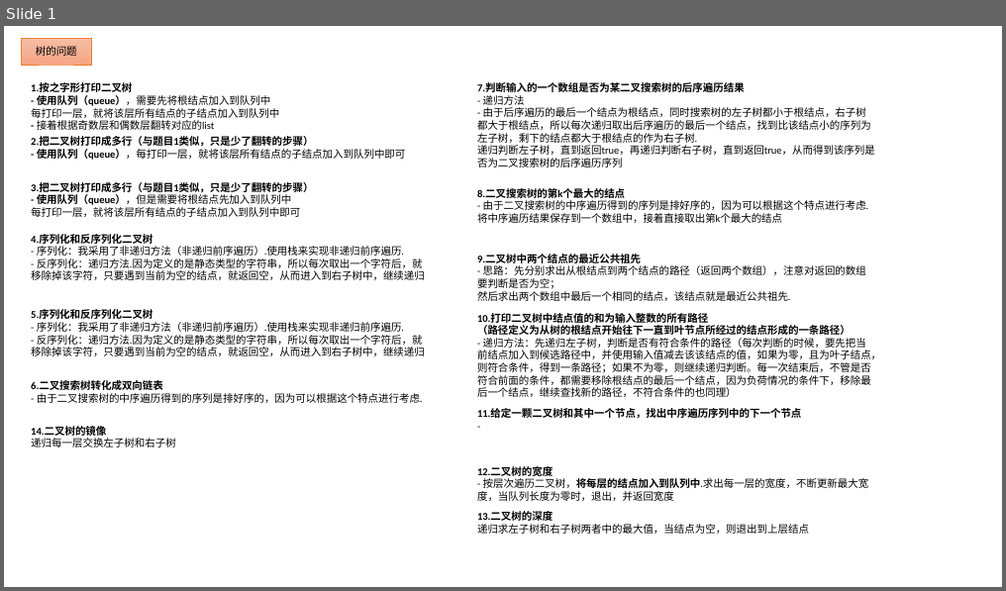
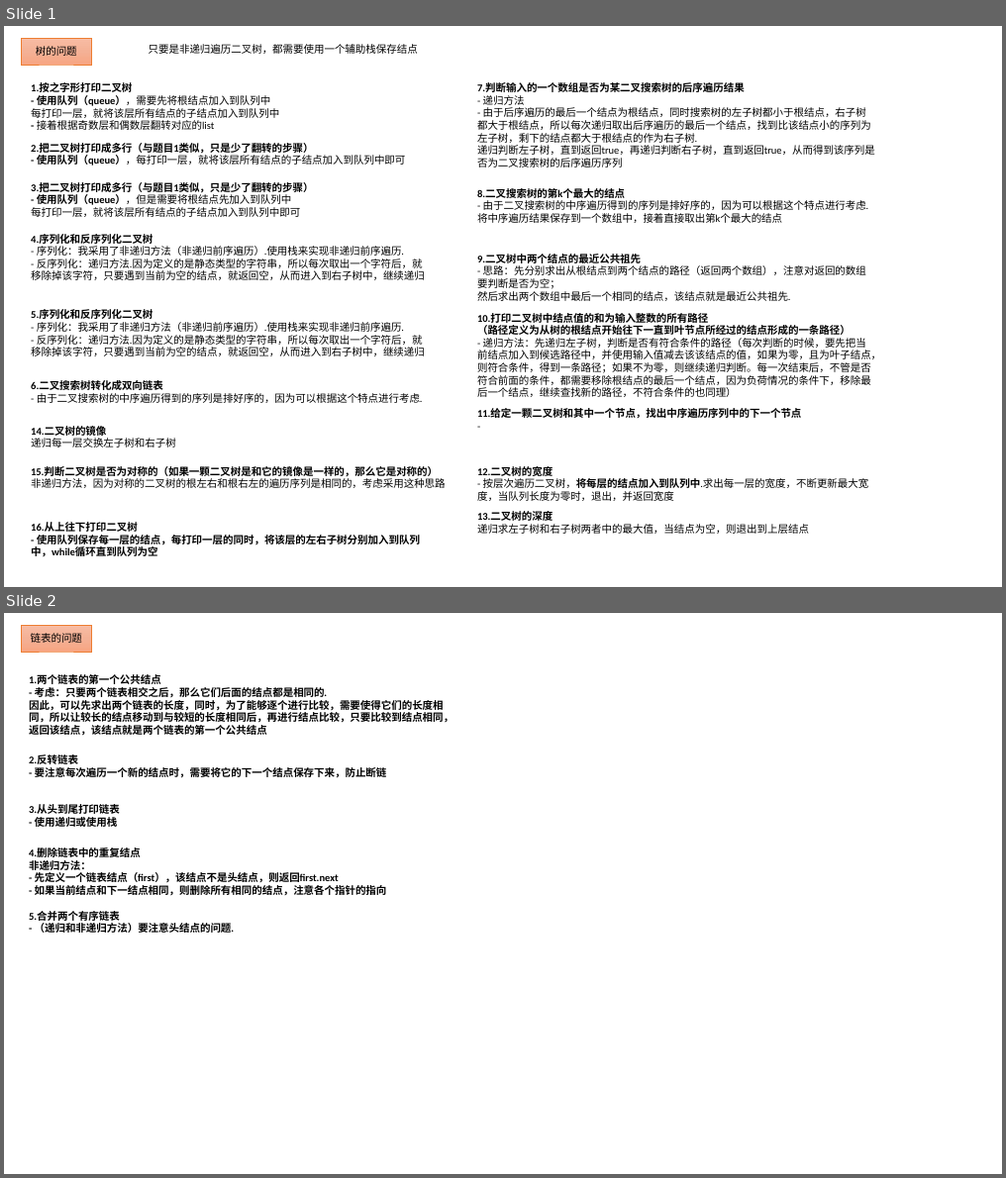
Before and after one commit to nda1992/Reading_Books_Notebook, a slide deck: 数据结构和算法/一些题目的解题思路.pptx. Shown one above the other, each under a label of ours: slide 1 before the commit, slides 1 and 2 after it. The pictures are 1006x591 and 1006x1178 pixels, drawn with LibreOffice and Linux fonts; fonts in the diff are those of the drawing. Boxes give left, top, right and bottom in pixels: in the first picture for what was removed or moved away, otherwise in the second. Text is boxed around its words. In the diff, an @@ line names an element or a change of style, - is before the commit and + after.

```diff
--- a/数据结构和算法/一些题目的解题思路.pptx
+++ b/数据结构和算法/一些题目的解题思路.pptx
@@ slide 2 added at (4, 613, 1002, 1174), background #FFFFFF @@
@@ rectangle added at (21, 625, 91, 652), fill gradient #F7BDA5 to #F5B196 to #F8A582, outline #ED7D31 0.5 pt, 10 pt, text #000000 @@
+链表的问题
@@ text added at (29, 675, 453, 735), 10 pt, text #000000, bold @@
+1.两个链表的第一个公共结点
+- 考虑：只要两个链表相交之后，那么它们后面的结点都是相同的.
+因此，可以先求出两个链表的长度，同时，为了能够逐个进行比较，需要使得它们的长度相同，所以让较长的结点移动到与较短的长度相同后，再进行结点比较，只要比较到结点相同，返回该结点，该结点就是两个链表的第一个公共结点
@@ text added at (29, 755, 387, 778), 10 pt, text #000000, bold @@
+2.反转链表
+- 要注意每次遍历一个新的结点时，需要将它的下一个结点保存下来，防止断链
@@ text added at (29, 805, 120, 829), 10 pt, text #000000, bold @@
+3.从头到尾打印链表
+- 使用递归或使用栈
@@ text added at (29, 849, 387, 895), 10 pt, text #000000, bold @@
+4.删除链表中的重复结点
+非递归方法：
+- 先定义一个链表结点（first），该结点不是头结点，则返回first.next
+- 如果当前结点和下一结点相同，则删除所有相同的结点，注意各个指针的指向
@@ text added at (29, 911, 235, 933), 10 pt, text #000000, bold @@
+5.合并两个有序链表
+- （递归和非递归方法）要注意头结点的问题.
@@ slide 1 changed as well @@
@@ text added at (149, 44, 418, 54), 10 pt, text #000000 @@
+只要是非递归遍历二叉树，都需要使用一个辅助栈保存结点
@@ text "2.把二叉树打印成多行（与题目1类似，只是少了翻转的步骤）": place and size @@
-text "2.把二叉树打印成多行（与题目1类似，只是少了翻转的步骤）" at (31, 136, 406, 160)
+text "2.把二叉树打印成多行（与题目1类似，只是少了翻转的步骤）" at (31, 143, 406, 166)
@@ text added at (31, 467, 446, 488), 10 pt, text #000000, bold @@
+15.判断二叉树是否为对称的（如果一颗二叉树是和它的镜像是一样的，那么它是对称的）
+非递归方法，因为对称的二叉树的根左右和根右左的遍历序列是相同的，考虑采用这种思路
@@ text added at (31, 522, 420, 558), 10 pt, text #000000, bold @@
+16.从上往下打印二叉树
+- 使用队列保存每一层的结点，每打印一层的同时，将该层的左右子树分别加入到队列中，while循环直到队列为空
```
Also in this commit, not shown: 2 other slides added, 3 slides removed, 3 other files.
